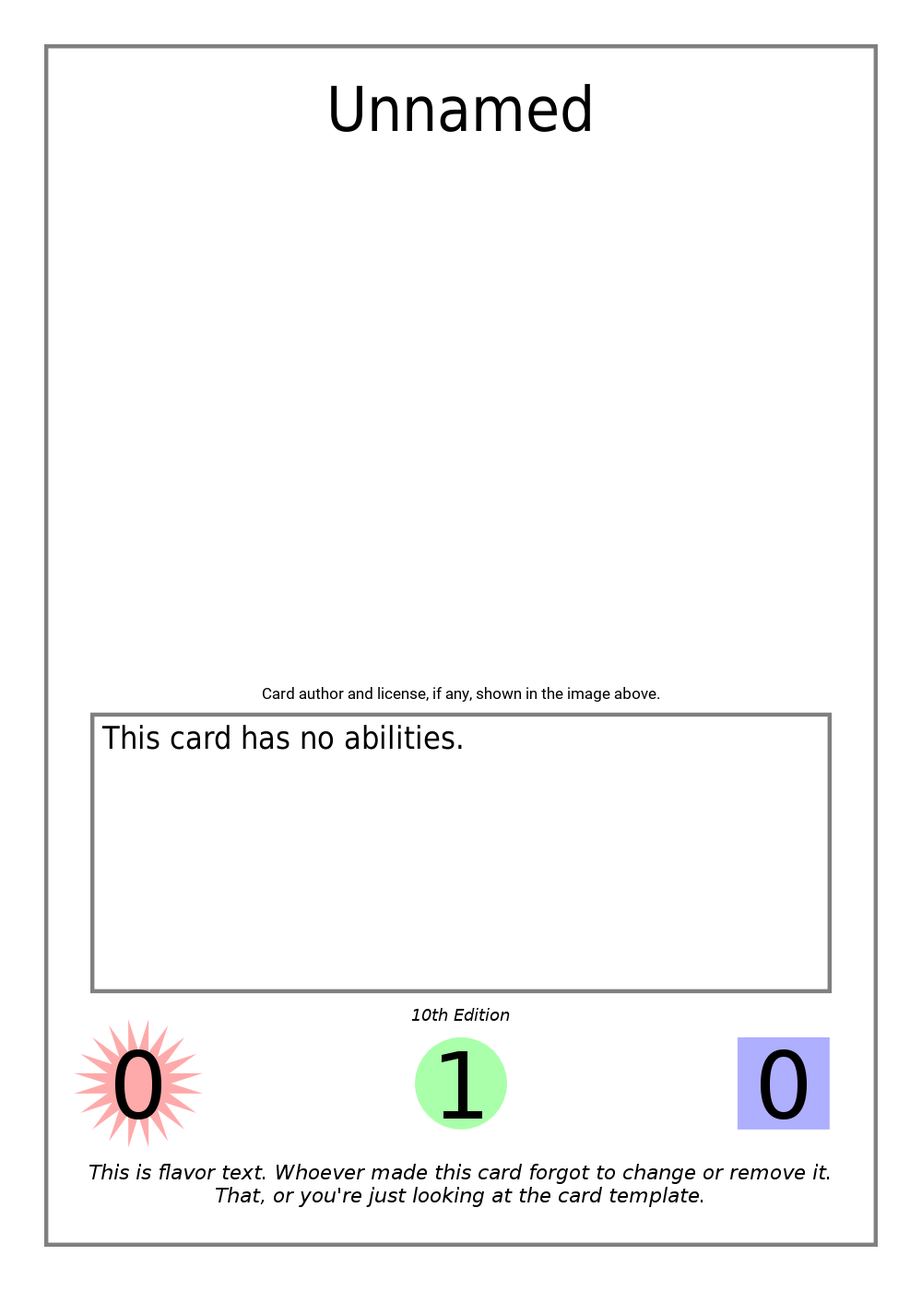
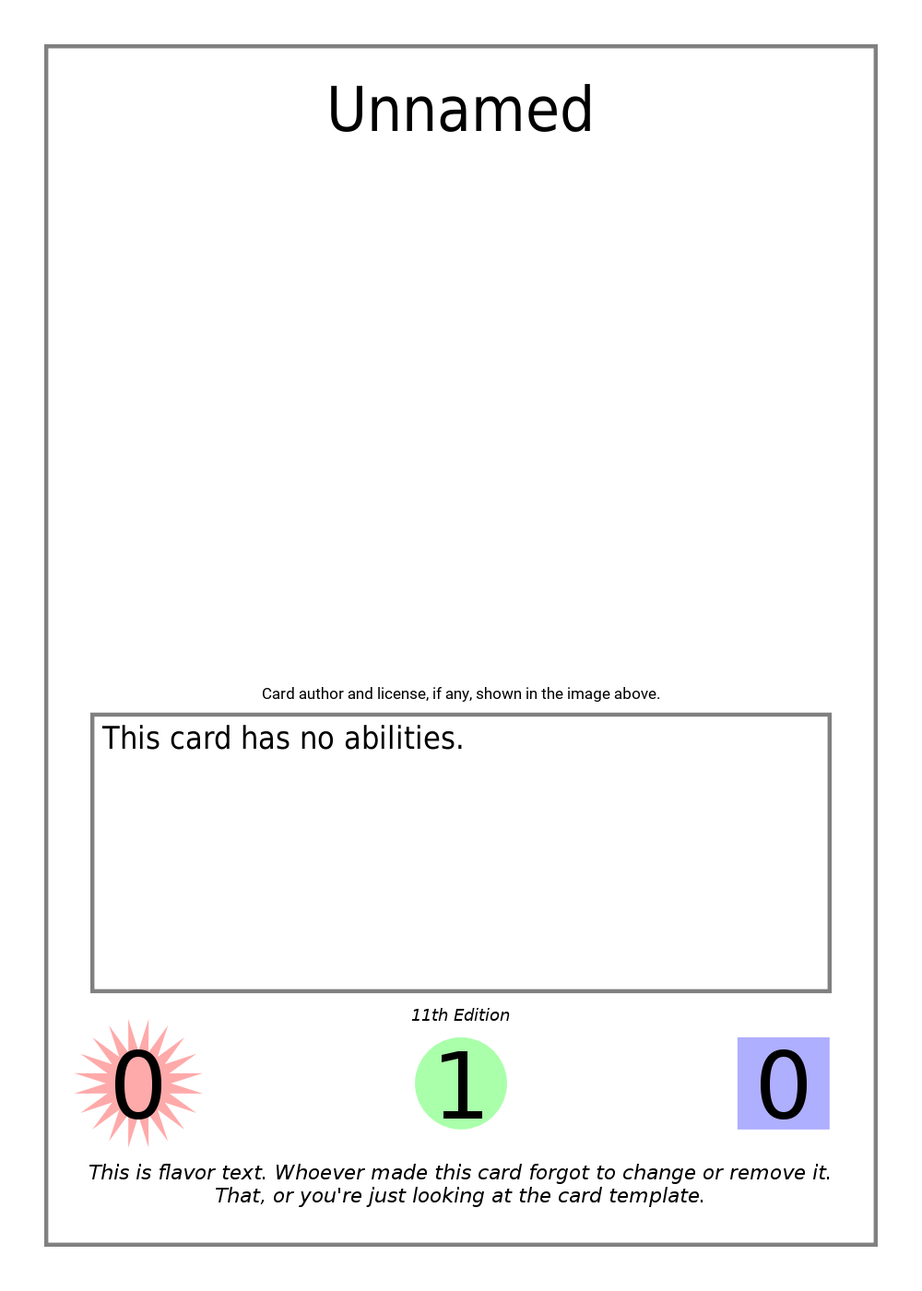
Comparing the layer stacks of the two (922, 1291) images. Changes:
painted on "Edition Indicator" over [421, 1009, 432, 1022]
